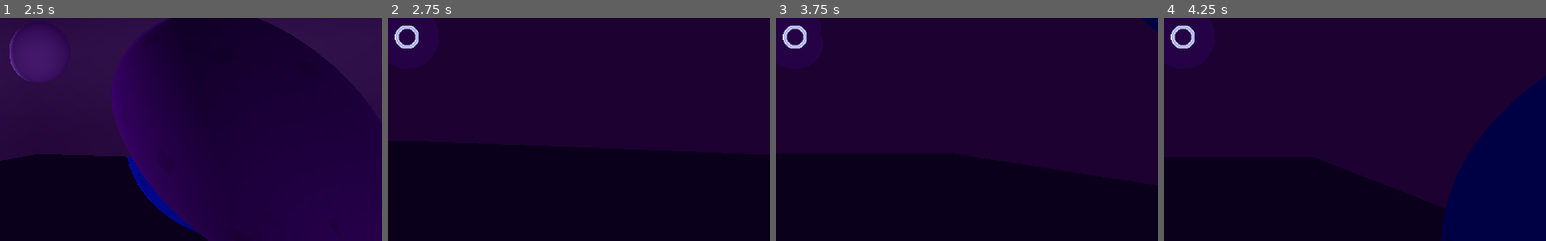
Above: before the commit, frames 1-4 (left to right).
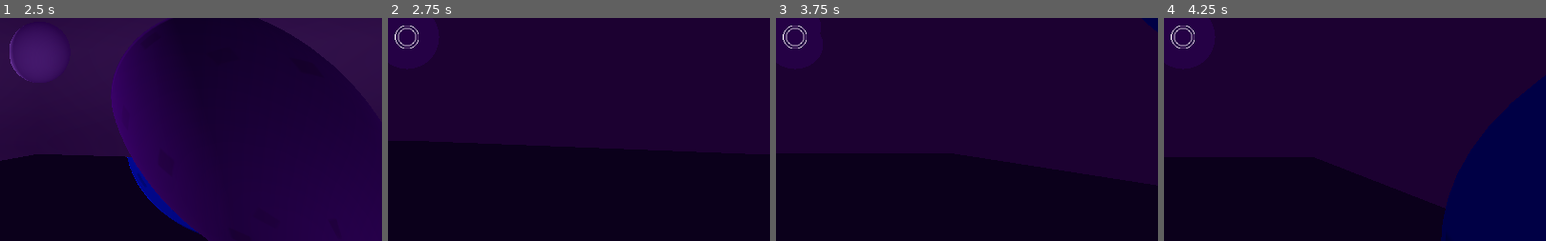
Above: after the commit, the same moments.

Repository: the-alex-g/LD47
Game: Godot game, scene res://Main/Main.tscn
The game is run twice, just before and just after one commit, with the same random seed, the same clock (stepped at 60 frames per second) and the same inputs.
Inputs:
- Up to frame 1 (2.5 s): click "Play" at 0.5 s; hold Right (Right) 1.28-2.03 s; hold Down (Backward) from 2.03 s (still down)
- Up to frame 2 (2.75 s): keep holding Down (Backward)
- Up to frame 3 (3.75 s): release Down (Backward) at 2.78 s; hold Right (Right) 2.78-3.53 s; hold Up (Forward) from 3.53 s (still down)
- Up to frame 4 (4.25 s): keep holding Up (Forward)
The pictures show only the part of the screen within x 48-98%, y 46-96%; the shares and areas given below are measured in that part.

Frame 1 is identical in both runs. In frame 2, 0.2% of the frame differs, in the area x 2-8%, y 3-14%; in frame 3, 0.2%; in frame 4, 0.2%.

Commit message:
Add icon track rods lit

Diff:
--- a/Main/HUD.gd
+++ b/Main/HUD.gd
@@ -9,17 +9,23 @@
 onready var main:VBoxContainer = $MainMenu/VBoxContainer
 onready var pressed:AudioStreamPlayer = $AudioStreamPlayer
 onready var message:Label = $GamePlay/Label
+onready var _icon:AnimatedSprite = $GamePlay/AnimatedSprite
+var lit_rods := 0
 signal play
 signal return_to_main
 
 func _ready():
 	load_main()
 
+func _process(_delta):
+	_icon.play(str(lit_rods))
+
 func load_main():
 	gameplay.hide()
 	main_menu.show()
 	toggle_story(false)
 	message.hide()
+	Input.set_mouse_mode(Input.MOUSE_MODE_VISIBLE)
 
 func toggle_story(b:bool):
 	enable_story(b)
@@ -44,6 +50,7 @@
 	enable_story(true)
 	back.disabled = true
 	emit_signal("play")
+	Input.set_mouse_mode(Input.MOUSE_MODE_HIDDEN)
 
 func _on_MainMenu_start():
 	gameplay.show()
@@ -66,3 +73,6 @@
 	gameplay.hide()
 	yield(get_tree().create_timer(2), "timeout")
 	load_main()
+
+func _on_MainMenu_lit_rod():
+	lit_rods += 1
--- a/Main/Main.gd
+++ b/Main/Main.gd
@@ -1,6 +1,7 @@
 extends CSGTorus
 
 signal start
+signal lit_rod
 signal won
 signal lose
 onready var tween:Tween = $Tween
@@ -43,6 +44,7 @@
 
 func _on_Rod_lit():
 	lit_rods += 1
+	emit_signal("lit_rod")
 	if lit_rods == 3:
 		playercamera.current = false
 		camera.current = true
--- a/Main/Main.tscn
+++ b/Main/Main.tscn
@@ -91,6 +91,7 @@
 [node name="Rod2" parent="Rods" instance=ExtResource( 9 )]
 
 [node name="Rod3" parent="Rods" instance=ExtResource( 9 )]
+[connection signal="lit_rod" from="." to="HUD" method="_on_MainMenu_lit_rod"]
 [connection signal="lose" from="." to="HUD" method="_on_MainMenu_lose"]
 [connection signal="start" from="." to="HUD" method="_on_MainMenu_start"]
 [connection signal="won" from="." to="Player" method="_on_Main_won"]
